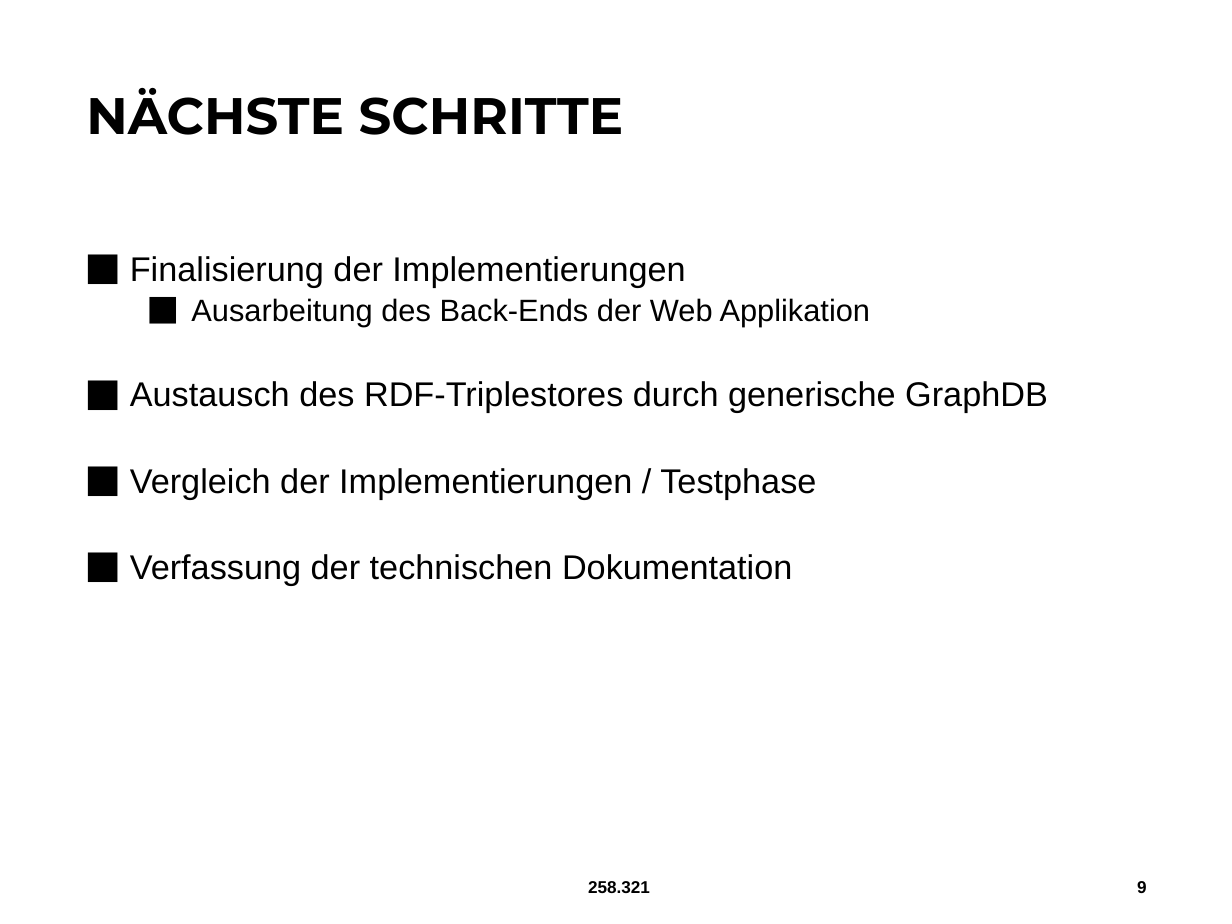
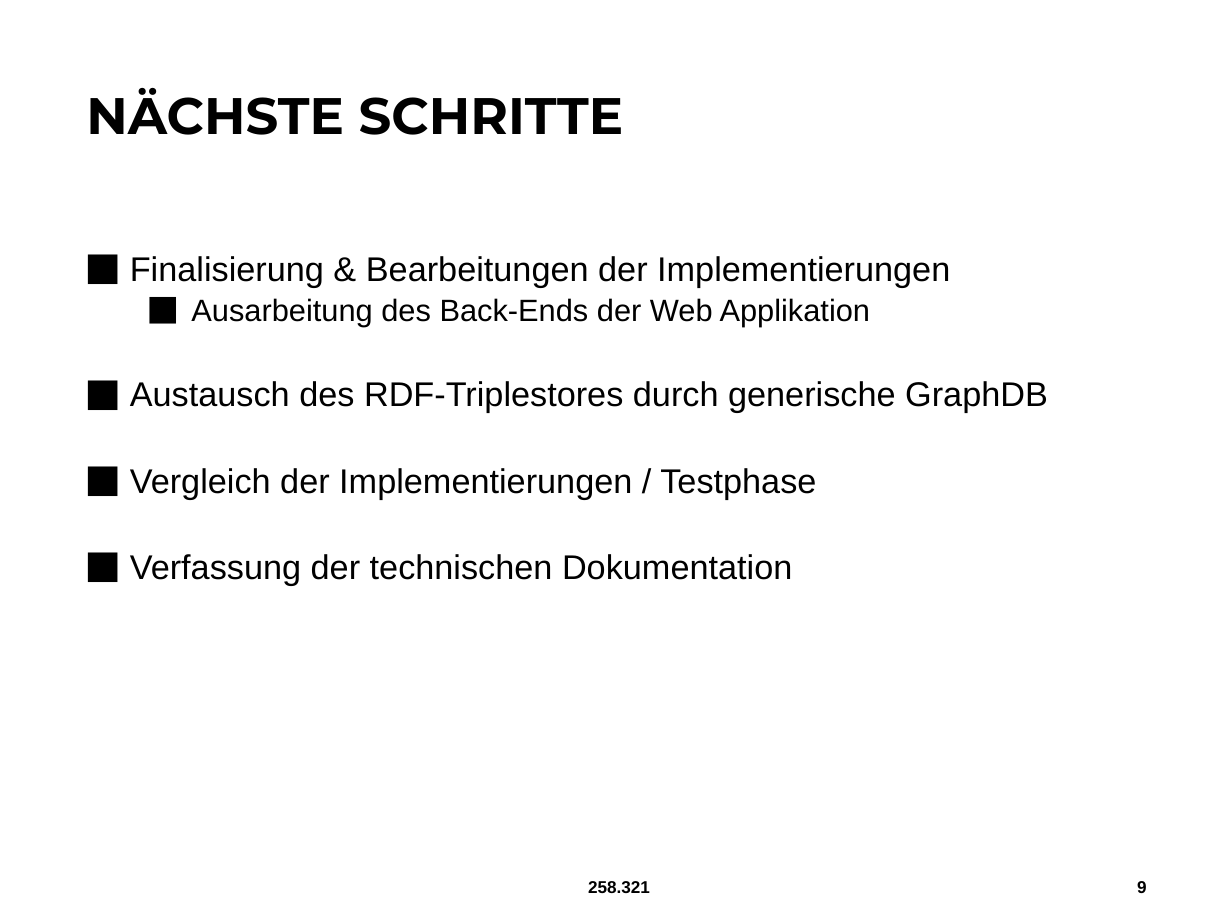
Before and after one commit to Kaltrin1/DKE_PR, a slide deck: slide 9 of Zwischenpräsentation/Zwischenpräsentation_11.05.2020.pptx. Drawn at 1232x924 pixels with LibreOffice and Linux fonts; fonts in the diff are those of the drawing; background and template pictures are left out. Boxes give left, top, right and bottom in pixels: in the first picture for what was removed or moved away, otherwise in the second. Text is boxed around its words. In the diff, an @@ line names an element or a change of style, - is before the commit and + after.

```diff
--- a/Zwischenpräsentation/Zwischenpräsentation_11.05.2020.pptx
+++ b/Zwischenpräsentation/Zwischenpräsentation_11.05.2020.pptx
@@ text at (130,256,950,288): text changed @@
-⬛ Finalisierung der Implementierungen
+⬛ Finalisierung & Bearbeitungen der Implementierungen
```
Also in this commit, not shown: 3 other slides changed, 2 other files.
